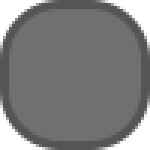
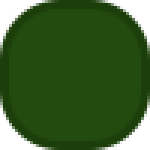
Layer changes from the first (150, 150) image to the second:
painted on "Rounded Rectangle 2 copy 2" over bbox(0, 0, 150, 150)
